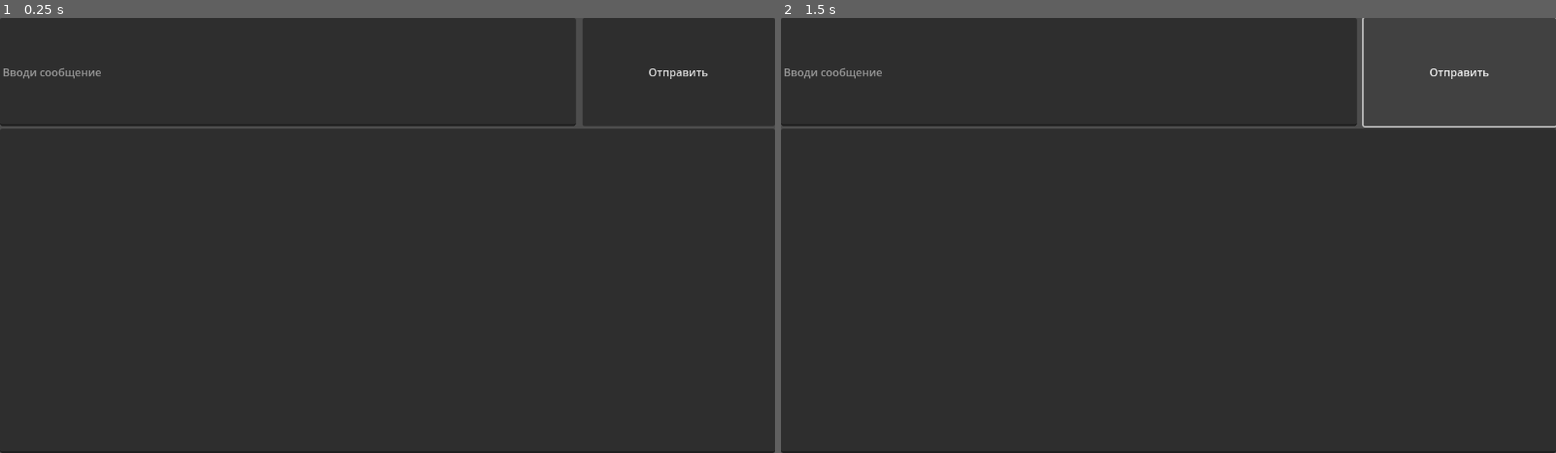
Above: before the commit, frames 1-2 (left to right).
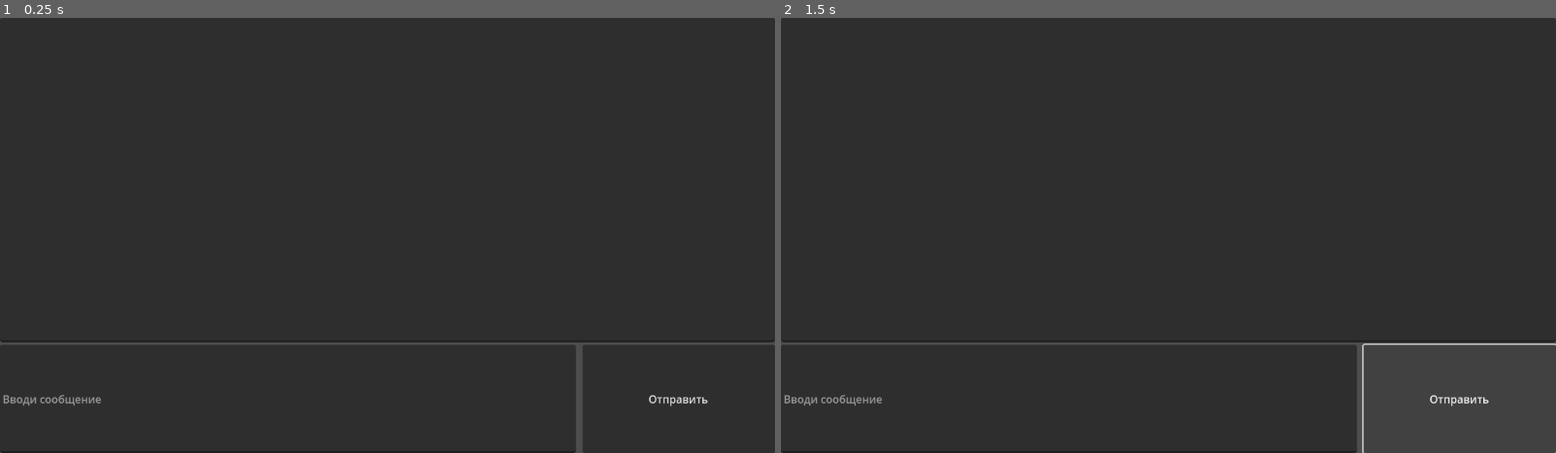
Above: after the commit, the same moments.

Repository: Dimlock/mp_test
Game: Godot game, scene res://chat.tscn
The game is run twice, just before and just after one commit, with the same random seed, the same clock (stepped at 60 frames per second) and the same inputs. This scene is started directly instead of the project's main scene.
Inputs:
- Up to frame 1 (0.25 s): no input
- Up to frame 2 (1.5 s): click "Отправить" at 0.5 s; click "Отправить" at 1.25 s

The runs differ from the first frame. In frame 1, 1.7% of the frame differs, in the area x 0-100%, y 0-100%; in frame 2, 2.0%.
Error before the commit: Invalid operands 'String' and 'Nil' in operator '+'. (res://network_chat_manager.gd:16)
Error after the commit: Invalid operands 'String' and 'Nil' in operator '+'. (res://network_chat_manager.gd:15)

Commit message:
Менеджер чата переехал в чат

Diff:
--- a/chat.gd
+++ b/chat.gd
@@ -1,19 +1,21 @@
 extends Control
-@onready var message_text: LineEdit = $VBoxContainer/HBoxContainer/MessageText
-@onready var chat_text: TextEdit = $VBoxContainer/ScrollContainer/ChatText
+@onready var chat_text: TextEdit = %ChatText
+@onready var message_text: LineEdit = %MessageText
+@onready var network_chat_manager: Node = %NetworkChatManager
+
 
 
 # Called when the node enters the scene tree for the first time.
 func _ready() -> void:
-	NetworkChatManager.chat_history_changed.connect(_on_chat_history_changed)
+	network_chat_manager.chat_history_changed.connect(_on_chat_history_changed)
 
 
 
 func _on_send_pressed() -> void:
 	if not multiplayer.is_server():
-		NetworkChatManager.send_message.rpc_id(1, message_text.text)
+		network_chat_manager.send_message.rpc_id(1, message_text.text)
 	else:
-		NetworkChatManager.send_message(message_text.text)
+		network_chat_manager.send_message(message_text.text)
 
 func _on_chat_history_changed(message):
 	chat_text.text = message
--- a/chat.tscn
+++ b/chat.tscn
@@ -1,6 +1,7 @@
-[gd_scene load_steps=2 format=3 uid="uid://bs7q8ygmbtyyt"]
+[gd_scene load_steps=3 format=3 uid="uid://bs7q8ygmbtyyt"]
 
 [ext_resource type="Script" uid="uid://datyswkerx2k6" path="res://chat.gd" id="1_dg5i7"]
+[ext_resource type="PackedScene" uid="uid://ny3jfu5fpmxu" path="res://network_chat_manager.tscn" id="2_yj8al"]
 
 [node name="Chat" type="Control"]
 layout_mode = 3
@@ -19,12 +20,27 @@
 grow_horizontal = 2
 grow_vertical = 2
 
+[node name="ScrollContainer" type="ScrollContainer" parent="VBoxContainer"]
+layout_mode = 2
+size_flags_vertical = 3
+size_flags_stretch_ratio = 3.0
+horizontal_scroll_mode = 0
+metadata/_edit_use_anchors_ = true
+
+[node name="ChatText" type="TextEdit" parent="VBoxContainer/ScrollContainer"]
+unique_name_in_owner = true
+layout_mode = 2
+size_flags_horizontal = 3
+size_flags_vertical = 3
+wrap_mode = 1
+
 [node name="HBoxContainer" type="HBoxContainer" parent="VBoxContainer"]
 layout_mode = 2
 size_flags_vertical = 3
 theme_override_constants/separation = 10
 
 [node name="MessageText" type="LineEdit" parent="VBoxContainer/HBoxContainer"]
+unique_name_in_owner = true
 layout_mode = 2
 size_flags_horizontal = 3
 size_flags_stretch_ratio = 3.0
@@ -35,17 +51,7 @@
 size_flags_horizontal = 3
 text = "Отправить"
 
-[node name="ScrollContainer" type="ScrollContainer" parent="VBoxContainer"]
-layout_mode = 2
-size_flags_vertical = 3
-size_flags_stretch_ratio = 3.0
-horizontal_scroll_mode = 0
-metadata/_edit_use_anchors_ = true
-
-[node name="ChatText" type="TextEdit" parent="VBoxContainer/ScrollContainer"]
-layout_mode = 2
-size_flags_horizontal = 3
-size_flags_vertical = 3
-wrap_mode = 1
+[node name="NetworkChatManager" parent="." instance=ExtResource("2_yj8al")]
+unique_name_in_owner = true
 
 [connection signal="pressed" from="VBoxContainer/HBoxContainer/Send" to="." method="_on_send_pressed"]
--- a/network_chat_manager.gd
+++ b/network_chat_manager.gd
@@ -1,7 +1,6 @@
 extends Node
 
 signal chat_history_changed(message)
-
 
 var chat_history = "":
 	set(value):
--- a/project.godot
+++ b/project.godot
@@ -18,7 +18,6 @@
 [autoload]
 
 Network="*res://network.tscn"
-NetworkChatManager="*res://network_chat_manager.tscn"
 
 [rendering]
 
